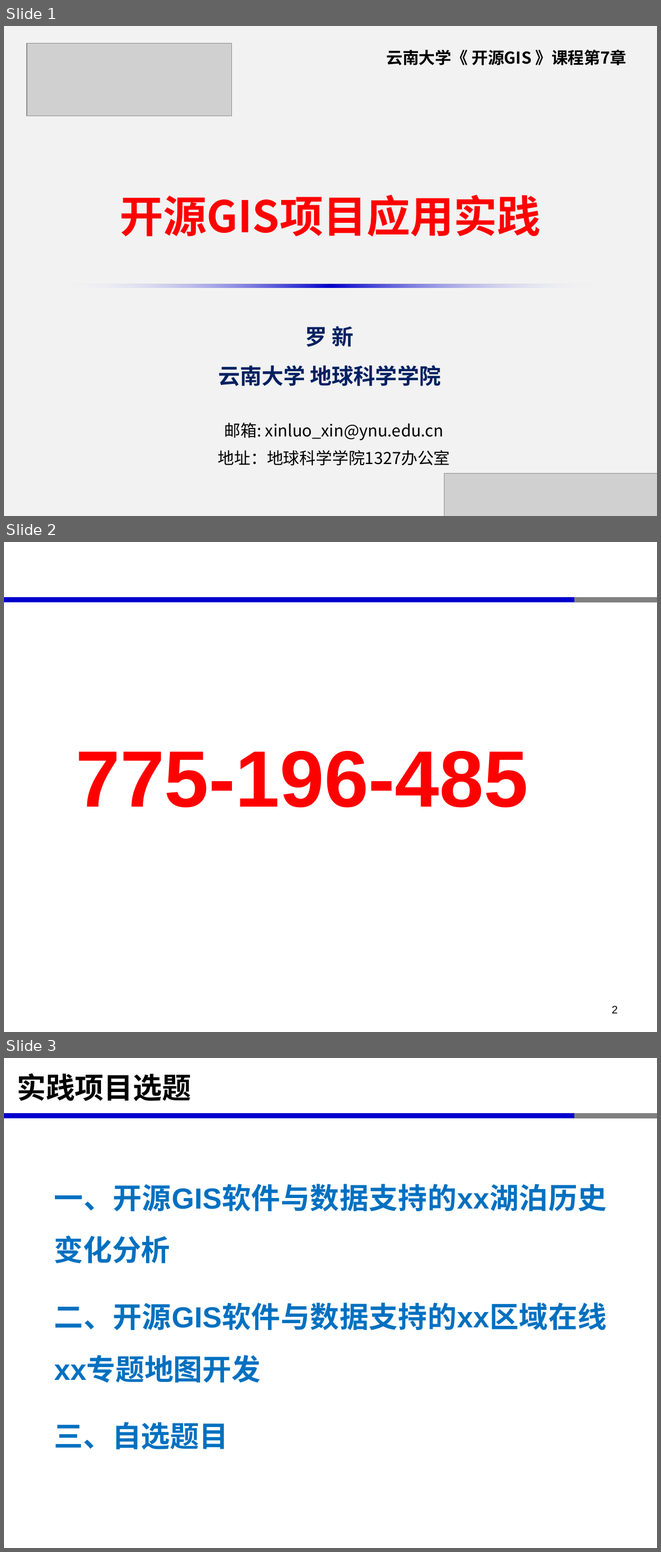
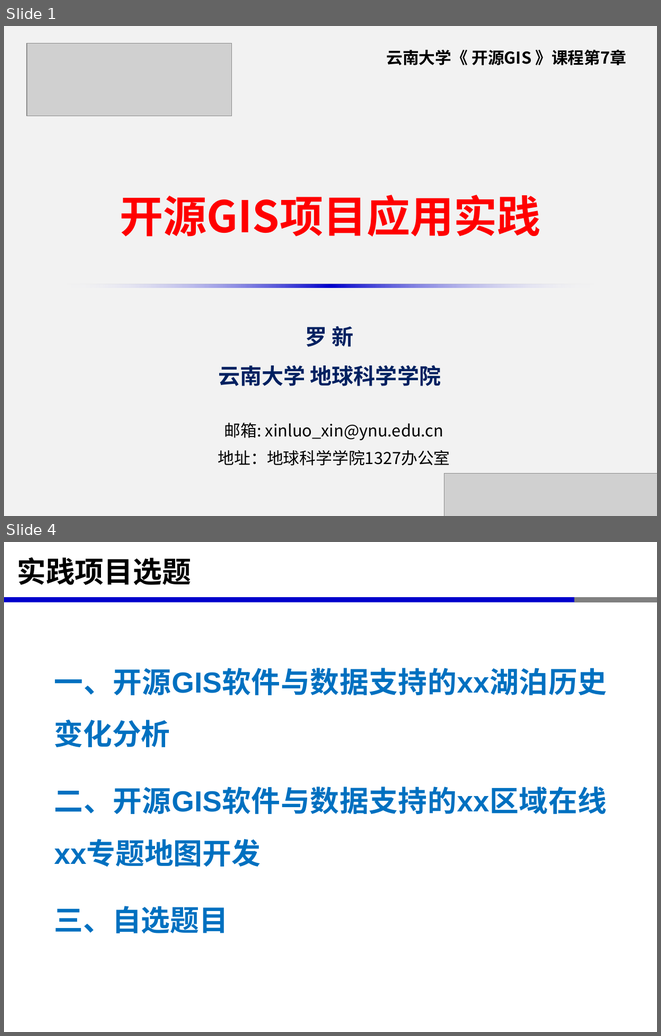
Before and after one commit to xinluo2018/Open-source-GIS-Course, a slide deck: 第7章-开源GIS项目实践-10课时/第7章-开源GIS项目应用实践.pptx. Shown one above the other, each under a label of ours: slides 1, 2 and 3 before the commit, slides 1 and 4 after it; the slides between them are not shown. The pictures are 661x1552 and 661x1036 pixels, drawn with LibreOffice and Linux fonts; fonts in the diff are those of the drawing; grey boxes stand for pictures. Boxes give left, top, right and bottom in pixels: in the first picture for what was removed or moved away, otherwise in the second. Text is boxed around its words. In the diff, an @@ line names an element or a change of style, - is before the commit and + after.

```diff
--- a/第7章-开源GIS项目实践-10课时/第7章-开源GIS项目应用实践.pptx
+++ b/第7章-开源GIS项目实践-10课时/第7章-开源GIS项目应用实践.pptx
@@ slide 2 removed at bbox=[4, 542, 657, 1032], background #FFFFFF; not listed: 2 template elements that a slide beside it also shows @@
@@ text removed at bbox=[76, 751, 528, 808] @@
-775-196-485
@@ page number removed at bbox=[612, 1005, 618, 1013] @@
-2
@@ what was slide 3 is now slide 4 @@
```
Also in this commit, not shown: 1 slide changed, 2 slides added, 42 other files.
